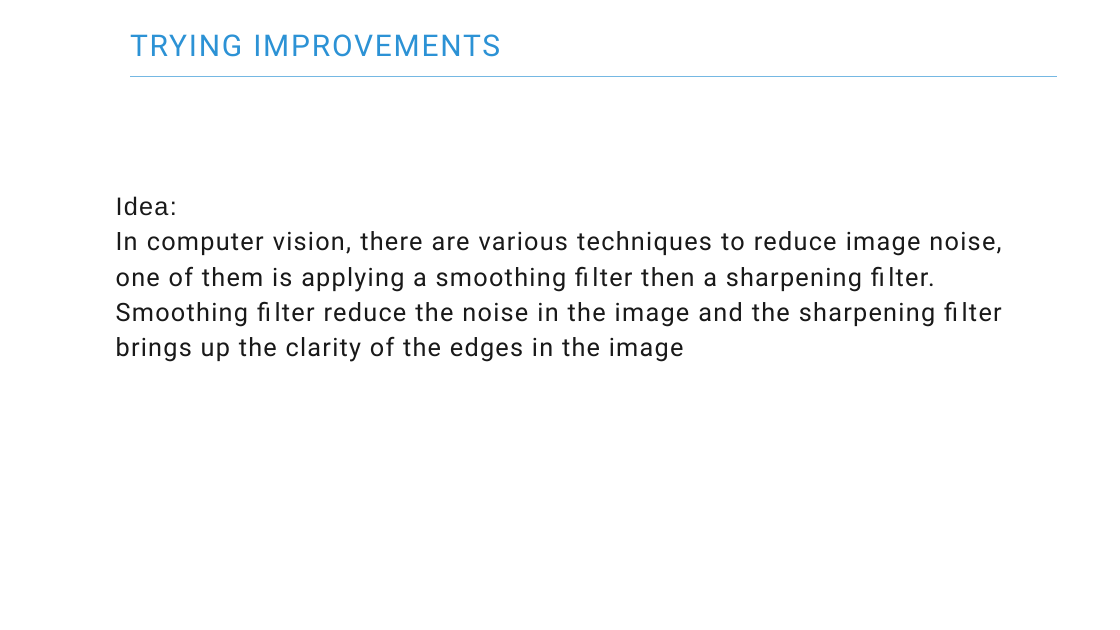
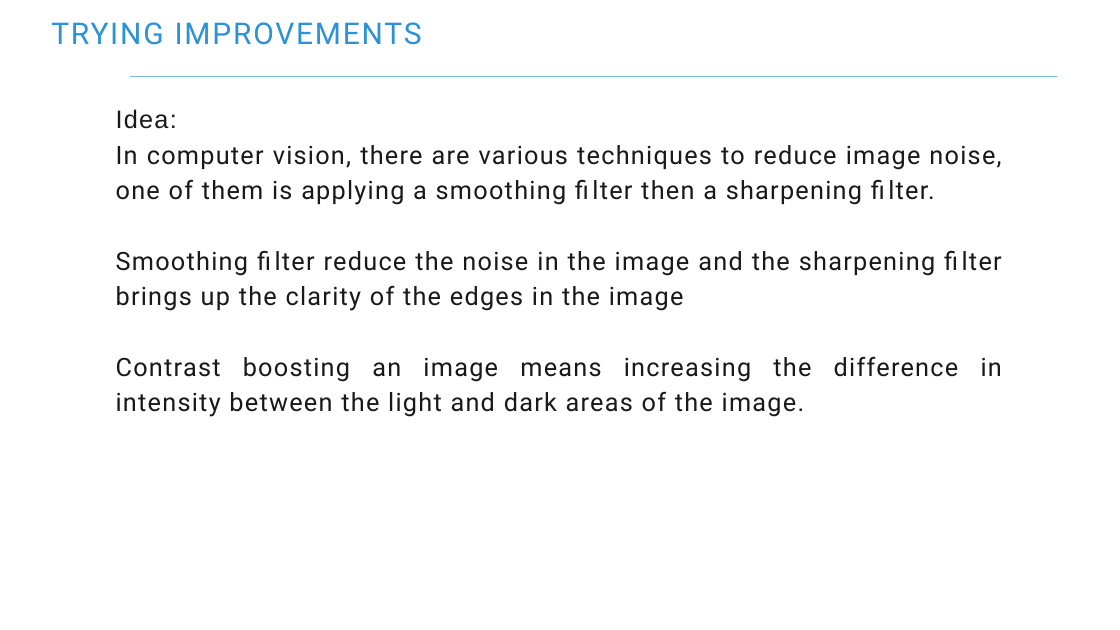
Before and after one commit to Ahmedbendaouia/MIC-DS23-Froth-Stabality, a slide deck: slide 24 of MIC_Stability_Froth.pptx. Drawn at 1120x630 pixels with LibreOffice and Linux fonts; fonts in the diff are those of the drawing. Boxes give left, top, right and bottom in pixels: in the first picture for what was removed or moved away, otherwise in the second. Text is boxed around its words. In the diff, an @@ line names an element or a change of style, - is before the commit and + after.

```diff
--- a/MIC_Stability_Froth.pptx
+++ b/MIC_Stability_Froth.pptx
@@ text "TRYING IMPROVEMENTS": place and size @@
-text "TRYING IMPROVEMENTS" at box(130, 34, 500, 57)
+text "TRYING IMPROVEMENTS" at box(51, 22, 422, 45)
@@ text "Idea:": place and size @@
-text "Idea:" at box(116, 196, 1001, 362)
+text "Idea:" at box(116, 109, 1002, 417)
@@ text at box(116, 356, 1002, 417): paragraph added @@
+Contrast boosting an image means increasing the difference in intensity between the light and dark areas of the image.
```
Also in this commit, not shown: 2 other slides changed, 6 slides added, 3 other files.
